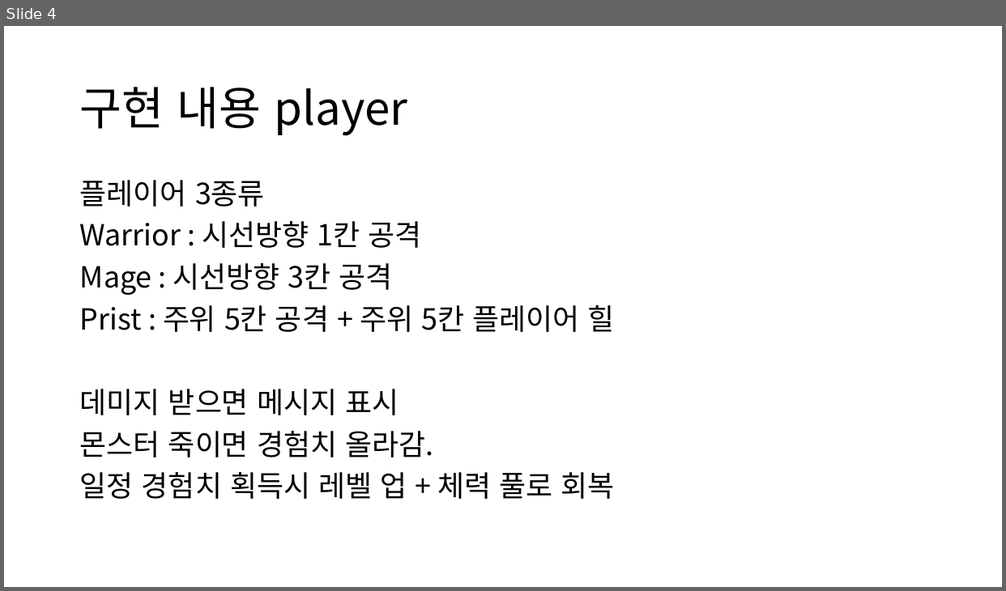
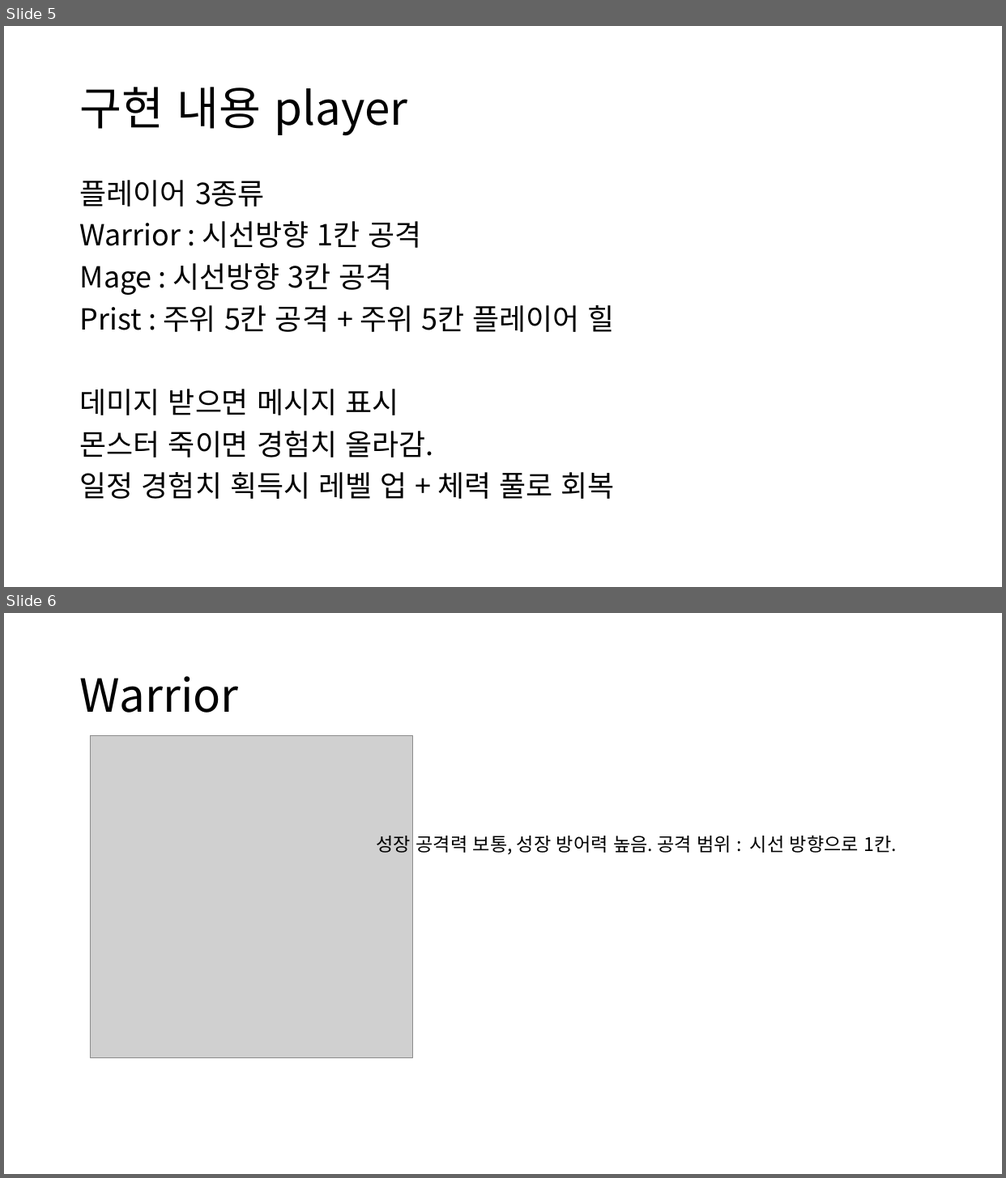
Before and after one commit to 2JongHyeok/GameServerTermProject, a slide deck: 발표자료.pptx. Shown one above the other, each under a label of ours: slide 4 before the commit, slides 5 and 6 after it. The pictures are 1006x591 and 1006x1178 pixels, drawn with LibreOffice and Linux fonts; fonts in the diff are those of the drawing; grey boxes stand for pictures. Boxes give left, top, right and bottom in pixels: in the first picture for what was removed or moved away, otherwise in the second. Text is boxed around its words. In the diff, an @@ line names an element or a change of style, - is before the commit and + after.

```diff
--- a/발표자료.pptx
+++ b/발표자료.pptx
@@ slide 6 added at box(4, 613, 1002, 1174), background #FFFFFF @@
@@ title added at box(80, 676, 239, 713), 44 pt, text #000000 @@
+Warrior
@@ picture added at box(90, 736, 413, 1059) @@
@@ text added at box(377, 835, 896, 854), 18 pt, text #000000 @@
+성장 공격력 보통, 성장 방어력 높음. 공격 범위 : 시선 방향으로 1칸.
@@ what was slide 4 is now slide 5 @@
```
Also in this commit, not shown: 3 other slides added, 1 other file.
